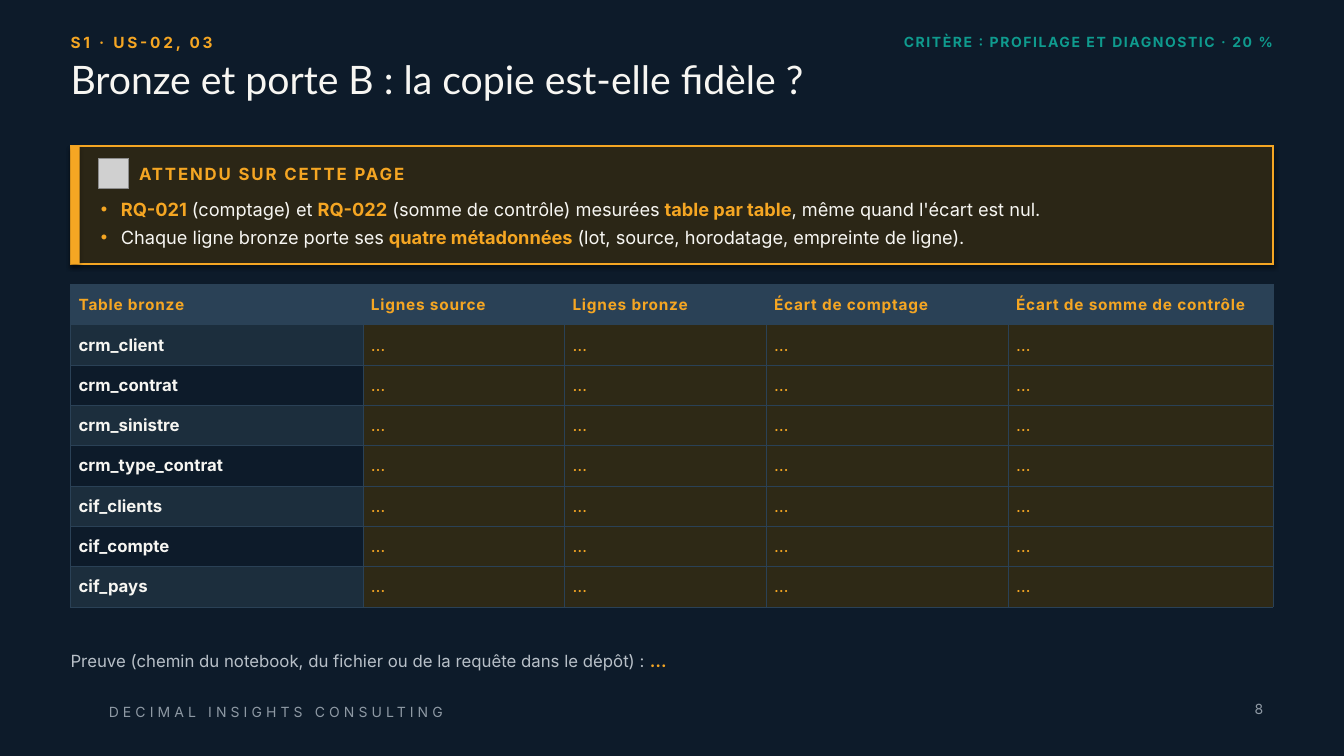
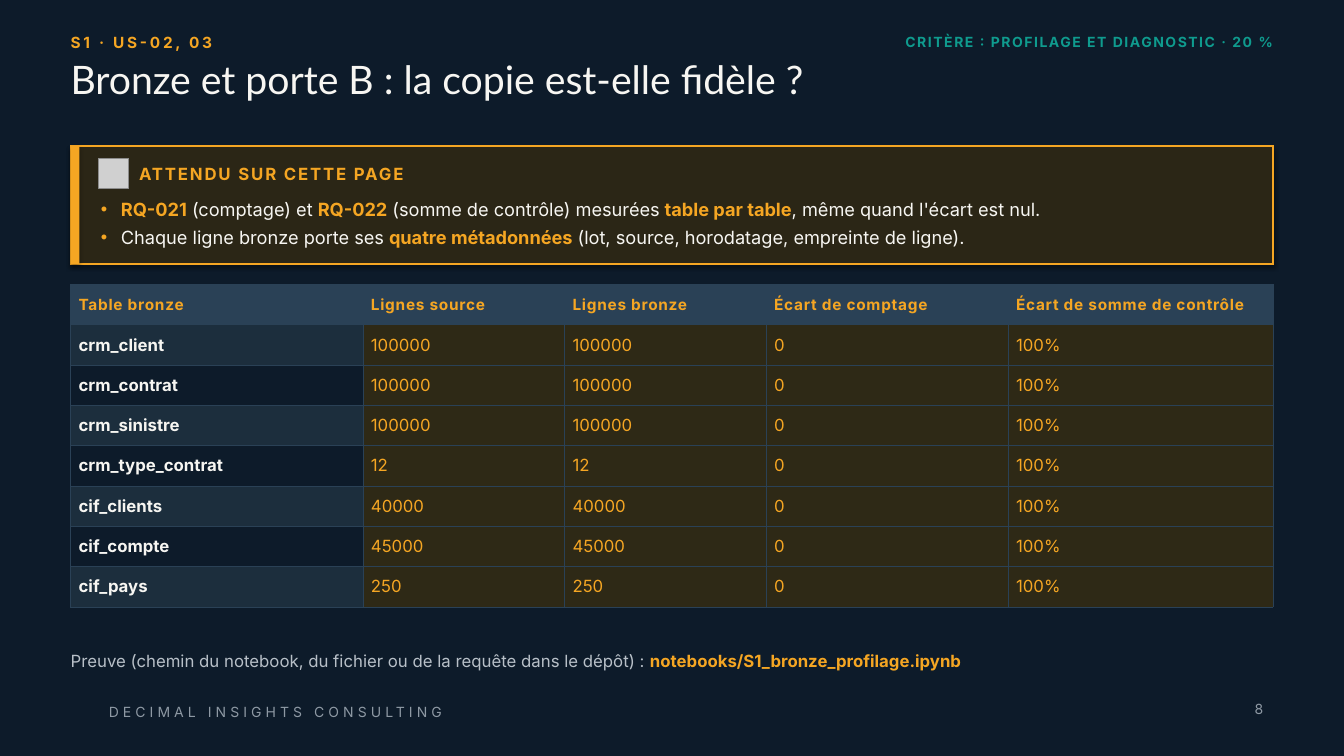
Before and after one commit to 0TRDavid/td-qualite-g00, a slide deck: slide 8 of livrables/Livrable_Groupe_TD_AssurConnect.pptx. Drawn at 1344x756 pixels with LibreOffice and Linux fonts; fonts in the diff are those of the drawing; grey boxes stand for pictures; background and template pictures are left out. Boxes give left, top, right and bottom in pixels: in the first picture for what was removed or moved away, otherwise in the second. Text is boxed around its words. In the diff, an @@ line names an element or a change of style, - is before the commit and + after.

```diff
--- a/livrables/Livrable_Groupe_TD_AssurConnect.pptx
+++ b/livrables/Livrable_Groupe_TD_AssurConnect.pptx
@@ text "S1 · US-02, 03" at (71,36,212,51): letter spacing 2 to 1.9 pt @@
@@ table at (71,284,1273,607) @@
-row 2: crm_client | … | … | … | …
+row 2: crm_client | 100000 | 100000 | 0 | 100%
-row 3: crm_contrat | … | … | … | …
+row 3: crm_contrat | 100000 | 100000 | 0 | 100%
-row 4: crm_sinistre | … | … | … | …
+row 4: crm_sinistre | 100000 | 100000 | 0 | 100%
-row 5: crm_type_contrat | … | … | … | …
+row 5: crm_type_contrat | 12 | 12 | 0 | 100%
-row 6: cif_clients | … | … | … | …
+row 6: cif_clients | 40000 | 40000 | 0 | 100%
-row 7: cif_compte | … | … | … | …
+row 7: cif_compte | 45000 | 45000 | 0 | 100%
-row 8: cif_pays | … | … | … | …
+row 8: cif_pays | 250 | 250 | 0 | 100%
@@ letter spacing 0.6 to 0.5 pt in "Table bronze", "Lignes source", "Lignes bronze", "Écart de comptage" and 1 more places @@
@@ text at (71,654,961,671): text changed @@
-Preuve (chemin du notebook, du fichier ou de la requête dans le dépôt) : …
+Preuve (chemin du notebook, du fichier ou de la requête dans le dépôt) : notebooks/S1_bronze_profilage.ipynb
@@ text "DECIMAL INSIGHTS CONSULTING" at (109,696,613,728): letter spacing 3 to 2.9 pt @@
```
Also in this commit, not shown: 46 other slides changed, 3 other files.
